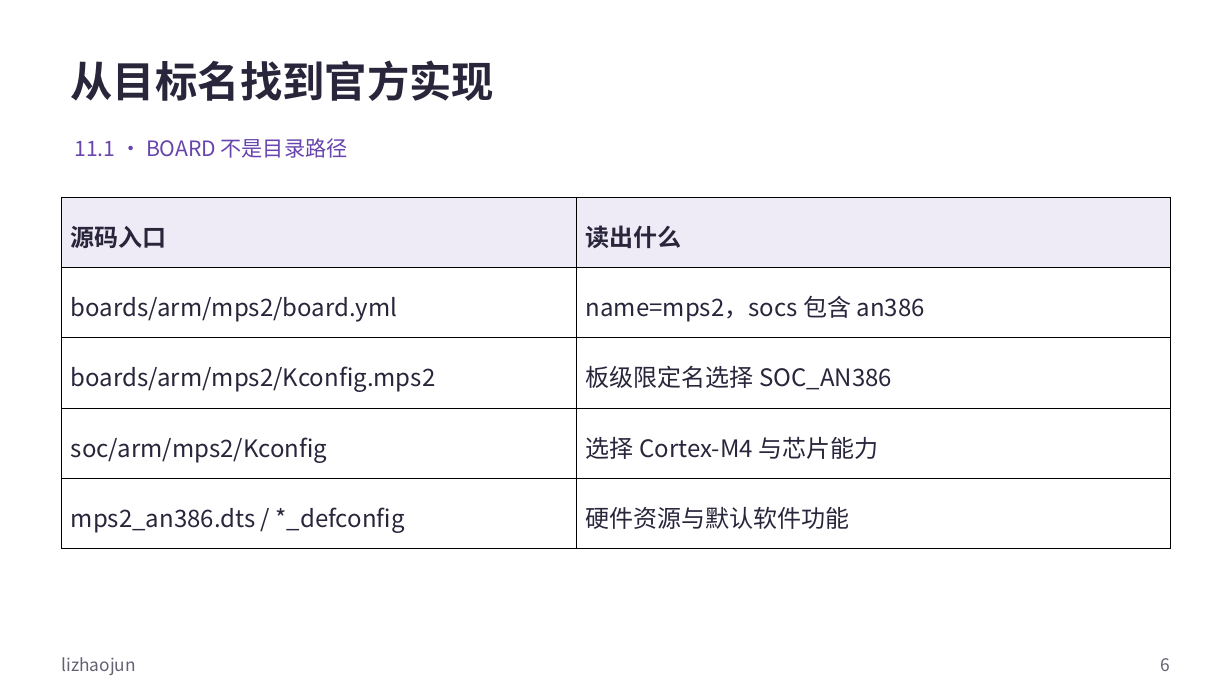
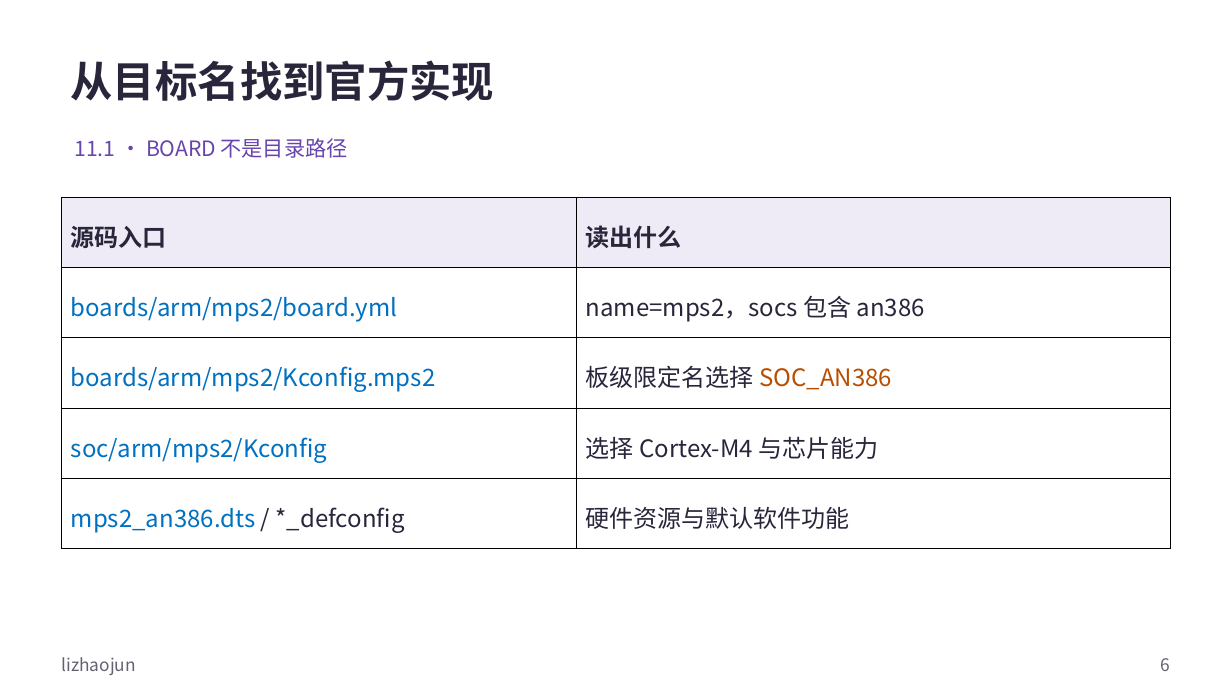
Before and after one commit to FormingSystem/zephyr_hc32f4a0, a slide deck: slide 6 of learning/P01_zephyr_make_project/slides/P011_编译示例与新增开发板_Windows.pptx. Drawn at 1232x693 pixels with LibreOffice and Linux fonts; fonts in the diff are those of the drawing. Boxes give left, top, right and bottom in pixels: in the first picture for what was removed or moved away, otherwise in the second. Text is boxed around its words. In the diff, an @@ line names an element or a change of style, - is before the commit and + after.

```diff
--- a/learning/P01_zephyr_make_project/slides/P011_编译示例与新增开发板_Windows.pptx
+++ b/learning/P01_zephyr_make_project/slides/P011_编译示例与新增开发板_Windows.pptx
@@ table at <box>62,198,1171,549</box> @@
@@ text colour #29263B to #0070C0 in "boards/arm/mps2/board.yml", "boards/arm/mps2/Kconfig.mps2", "soc/arm/mps2/Kconfig", "mps2_an386.dts" @@
@@ text colour #29263B to #B84E00 in "SOC_AN386" @@
```
Also in this commit, not shown: 47 other slides changed, 49 other files.
